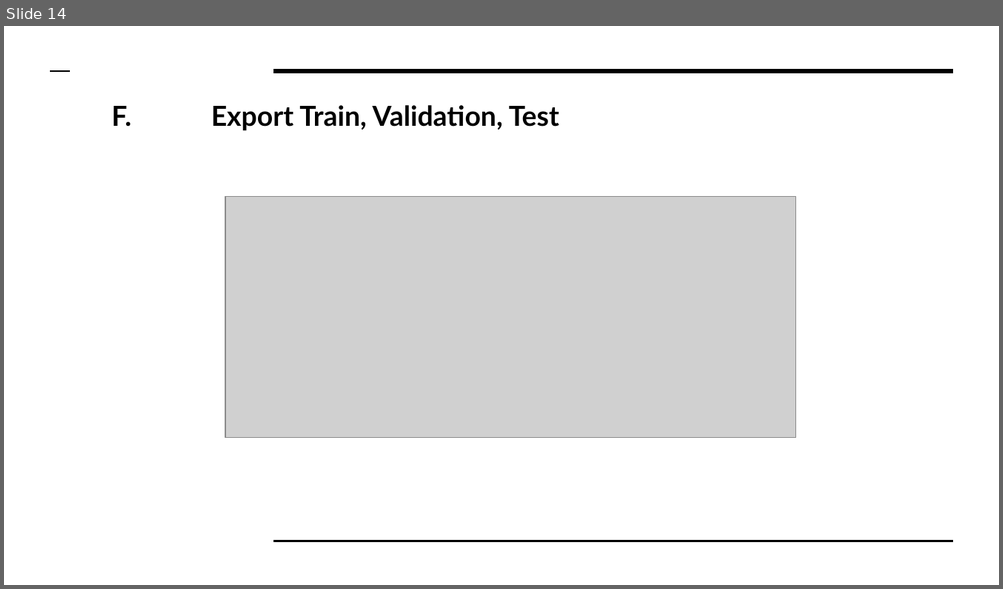
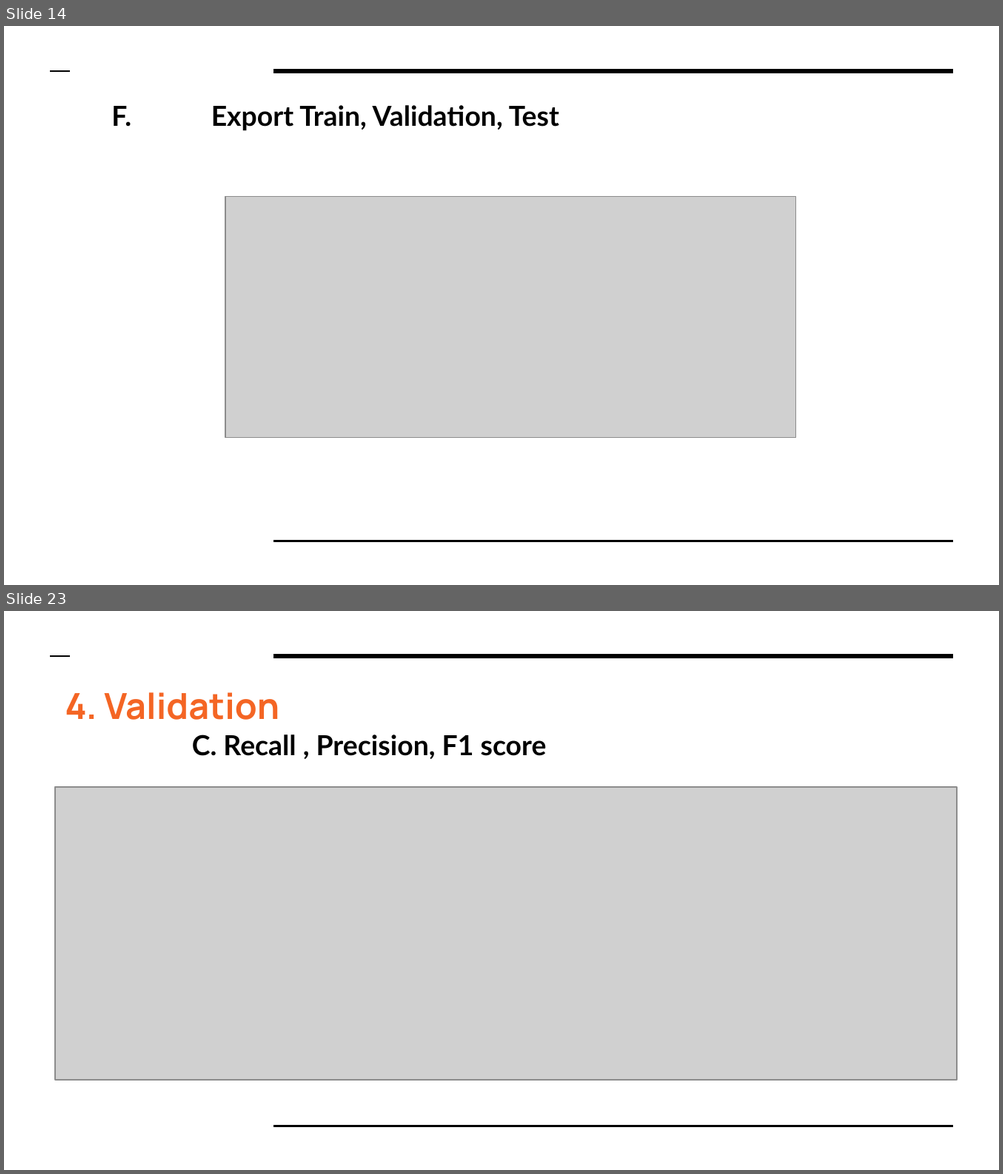
Before and after one commit to HoManLeung/Amazon-analysis, a slide deck: Final Project DS610.pptx. Shown one above the other, each under a label of ours: slide 14 before the commit, slides 14 and 23 after it; the slides between them are not shown. The pictures are 1003x589 and 1003x1174 pixels, drawn with LibreOffice and Linux fonts; fonts in the diff are those of the drawing; grey boxes stand for pictures. Boxes give left, top, right and bottom in pixels: in the first picture for what was removed or moved away, otherwise in the second. Text is boxed around its words. In the diff, an @@ line names an element or a change of style, - is before the commit and + after.

```diff
--- a/Final Project DS610.pptx
+++ b/Final Project DS610.pptx
@@ slide 23 added at [4, 611, 999, 1170], background #FFFFFF; not listed: 3 template elements that a slide beside it also shows @@
@@ title added at [65, 692, 279, 720], 26 pt, text #F46524, bold @@
+4. Validation
@@ text added at [192, 735, 546, 759], 20 pt, text #000000, bold @@
+C. Recall , Precision, F1 score
@@ picture added at [55, 787, 956, 1080] @@
```
Also in this commit, not shown: 3 slides changed, 8 other slides added.
